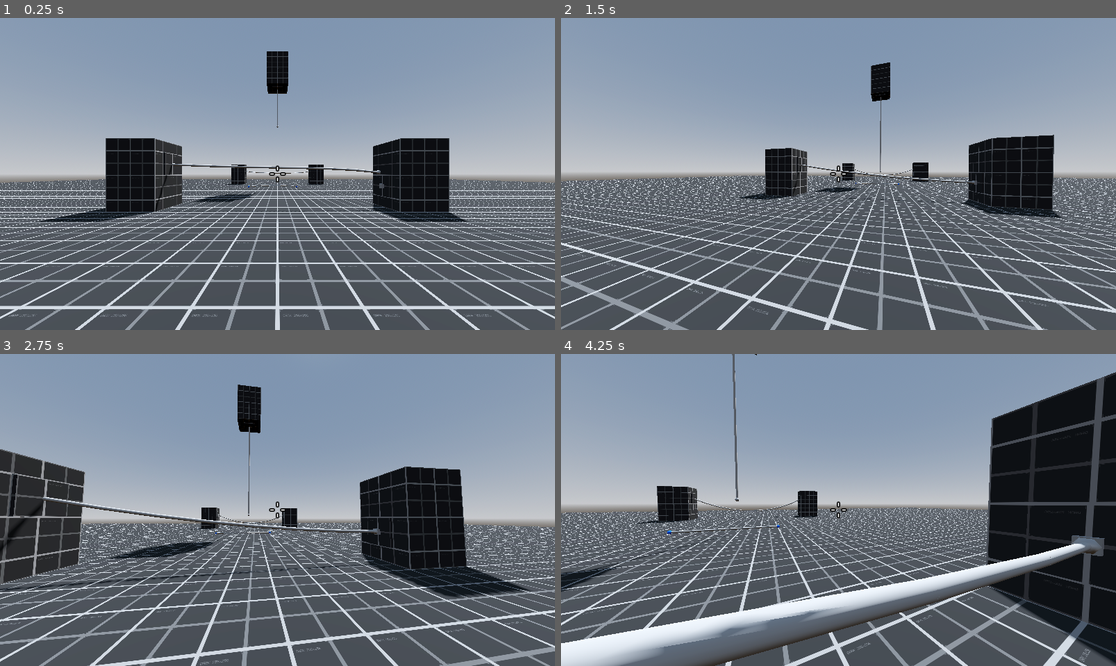
Above: before the commit, frames 1-4 (two rows, left to right).
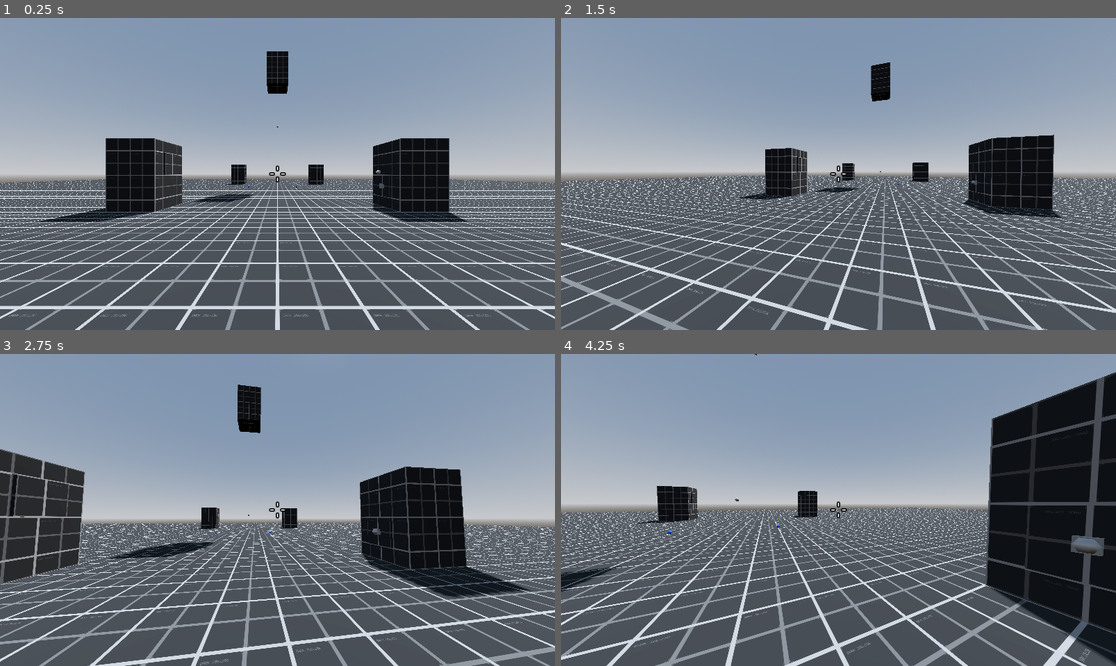
Above: after the commit, the same moments.

Repository: Elij4hMartin/PseudoCablePhysics-For-Godot
Game: Godot game, scene res://scenes/main.tscn
The game is run twice, just before and just after one commit, with the same random seed, the same clock (stepped at 60 frames per second) and the same inputs.
Inputs (mouse positions are in pixels of both pictures, inside the frame that each line leads up to):
- Up to frame 1 (0.25 s): no input
- Up to frame 2 (1.5 s): move the mouse to (960, 158) at 0.52 s; hold D (move_right) 0.53-1.28 s; click (960, 158) at 0.6 s; move the mouse to (810, 174) at 1.27 s; hold W (move_up) from 1.28 s (still down); right-click (810, 174) at 1.35 s
- Up to frame 3 (2.75 s): keep holding W (move_up); move the mouse to (288, 503) at 2.02 s; hold Shift (sprint) from 2.03 s (still down)
- Up to frame 4 (4.25 s): keep holding W (move_up); move the mouse to (832, 516) at 2.77 s; release Shift (sprint) at 2.78 s; tap E (throw) at 2.85 s; move the mouse to (877, 513) at 3.52 s; click (877, 513) at 3.6 s

The runs differ from the first frame. In frame 1, 0.4% of the frame differs, in the area x 27-68%, y 22-63%; in frame 2, 0.3%; in frame 3, 1.0%; in frame 4, 8.0%, in the area x 0-95%, y 0-100%.
Error after the commit: Cannot call method 'instantiate' on a null value. (res://scripts/psuedo_physics_cable.gd:36)

Commit message:
Fixed some type warnings, added variable gravity and editor scene selection

Diff:
--- a/CablePhysicsTutorial/scripts/psuedo_physics_cable.gd
+++ b/CablePhysicsTutorial/scripts/psuedo_physics_cable.gd
@@ -1,28 +1,30 @@
 extends Node3D
 
-@export var start_point : Node3D
-@export var start_is_rigidbody = false
-@export var end_point : Node3D
-@export var end_is_rigidbody = true
-@export_range(1,50,1) var number_of_segments = 10
-@export_range(0, 100.0, 0.1) var cable_length = 5.0
-@export var cable_gravity_amp = 0.245
-@export var cable_thickness = 0.1
-@export var cable_springiness = 9.81*2
-@onready var cable_mesh := preload("res://scenes/mesh_instance_3d.tscn")
-@onready var segment_stretch = float(cable_length/number_of_segments)
+enum GRAVITY_DIRECTION {X_AXIS, X_AXIS_INVERSE, Y_AXIS, Y_AXIS_INVERSE, Z_AXIS, Z_AXIS_INVERSE}
+
+@export var start_point: Node3D
+@export var end_point: Node3D
+@export_range(1,50,1) var number_of_segments: int = 10
+@export_range(0, 100.0, 0.1) var cable_length: float = 5.0
+
+@export var cable_gravity_amp: float = 0.245
+@export var cable_gravity_direction: GRAVITY_DIRECTION = GRAVITY_DIRECTION.Y_AXIS
+@export var cable_thickness: float = 0.1
+@export var cable_springiness: float = 19.62
+@export var cable_mesh: PackedScene
+@onready var segment_stretch: float = float(cable_length / number_of_segments)
 # instances
-var segments : Array
-var joints : Array
+var segments: Array[Node3D] = []
+var joints: Array[Node3D] = []
 
 # Called when the node enters the scene tree for the first time.
 func _ready() -> void:
-	var distance = (end_point.global_position - start_point.global_position).length()
-	var direction = (end_point.global_position - start_point.global_position).normalized()
+	var distance: float = (end_point.global_position - start_point.global_position).length()
+	var direction: Vector3 = (end_point.global_position - start_point.global_position).normalized()
 	# start at start point
 	joints.append(start_point)
 	# create joints
-	for j in (number_of_segments - 1):
+	for j: int in (number_of_segments - 1):
 		joints.append(Node3D.new())
 		self.add_child(joints[j+1])
 		# position nodes evenly between the two points
@@ -30,7 +32,7 @@
 	# end at end point
 	joints.append(end_point)
 	# create cable segments
-	for s in number_of_segments:
+	for s: int in number_of_segments:
 		segments.append(cable_mesh.instantiate())
 		self.add_child(segments[s])
 		# position segments between the joints
@@ -40,7 +42,7 @@
 
 func _process(_delta: float) -> void:
 	# Make segments point at their target and stretch/squash to their desired length
-	for i in number_of_segments:
+	for i: int in number_of_segments:
 		# set position between joints
 		segments[i].global_position = joints[i].global_position + (joints[i+1].global_position - joints[i].global_position)/2
 		# look at next joint
@@ -50,40 +52,47 @@
 
 func _physics_process(delta: float) -> void:
 	# fake physics
-	for i in number_of_segments:
+	for i: int in number_of_segments:
 		if i != 0:
 			# collision
-			var query = PhysicsRayQueryParameters3D.create(joints[i].global_position, joints[i].global_position - Vector3(0,cable_thickness, 0))
-			var raycast = get_world_3d().direct_space_state.intersect_ray(query)
+			var query: PhysicsRayQueryParameters3D = PhysicsRayQueryParameters3D.create(joints[i].global_position, joints[i].global_position - Vector3(0,cable_thickness, 0))
+			var raycast: Dictionary = get_world_3d().direct_space_state.intersect_ray(query)
 			# Gravity
 			if raycast.get("collider") == null:
-				joints[i].global_position.y = lerp(joints[i].global_position.y, joints[i].global_position.y - 1, cable_gravity_amp * delta/2.0)
+				var inverse: int = 1 if [GRAVITY_DIRECTION.X_AXIS, GRAVITY_DIRECTION.Y_AXIS, GRAVITY_DIRECTION.Z_AXIS].has(cable_gravity_direction) else -1
+				match cable_gravity_direction:
+					GRAVITY_DIRECTION.X_AXIS, GRAVITY_DIRECTION.X_AXIS_INVERSE:
+						joints[i].global_position.x = lerp(joints[i].global_position.x, joints[i].global_position.x - 1, cable_gravity_amp * delta * inverse/2.0)
+					GRAVITY_DIRECTION.Y_AXIS, GRAVITY_DIRECTION.Y_AXIS_INVERSE:
+						joints[i].global_position.y = lerp(joints[i].global_position.y, joints[i].global_position.y - 1, cable_gravity_amp * delta * inverse/2.0)
+					GRAVITY_DIRECTION.Z_AXIS, GRAVITY_DIRECTION.Z_AXIS_INVERSE:
+						joints[i].global_position.z = lerp(joints[i].global_position.z, joints[i].global_position.z - 1, cable_gravity_amp * delta * inverse/2.0)
 			# stretch
 			joints[i].global_position = lerp(joints[i].global_position, joints[i-1].global_position + (joints[i+1].global_position - joints[i-1].global_position)/2.0, cable_springiness * delta)
 	# Retract
-	if end_is_rigidbody:
+	if end_point is RigidBody3D:
 		if (end_point.global_position - joints[0].global_position).length() >= segment_stretch * number_of_segments:
-			var modifier = (end_point.global_position - joints[0].global_position).length() - segment_stretch * number_of_segments
+			var modifier: float = (end_point.global_position - joints[0].global_position).length() - segment_stretch * number_of_segments
 			modifier = clamp(modifier, 0.0, cable_springiness)
 			end_point.linear_velocity -= (end_point.global_position - joints[-2].global_position)*modifier
-	if start_is_rigidbody:
+	if start_point is RigidBody3D:
 		if (end_point.global_position - joints[0].global_position).length() >= segment_stretch * number_of_segments:
-			var modifier = (end_point.global_position - joints[0].global_position).length() - segment_stretch * number_of_segments
+			var modifier: float = (end_point.global_position - joints[0].global_position).length() - segment_stretch * number_of_segments
 			modifier = clamp(modifier, 0.0, cable_springiness)
 			joints[0].linear_velocity -= (joints[0].global_position - joints[1].global_position)*modifier
 
-func safe_look_at(node : Node3D, target : Vector3) -> void:
-	var origin : Vector3 = node.global_transform.origin
-	var v_z := (origin - target).normalized()
+func safe_look_at(node: Node3D, target: Vector3) -> void:
+	var origin: Vector3 = node.global_transform.origin
+	var v_z: Vector3 = (origin - target).normalized()
 
 	# Just return if at same position
 	if origin == target:
 		return
 
 	# Find an up vector that we can rotate around
-	var up := Vector3.ZERO
-	for entry in [Vector3.UP, Vector3.RIGHT, Vector3.BACK]:
-		var v_x : Vector3 = entry.cross(v_z).normalized()
+	var up: Vector3 = Vector3.ZERO
+	for entry: Vector3 in [Vector3.UP, Vector3.RIGHT, Vector3.BACK]:
+		var v_x: Vector3 = entry.cross(v_z).normalized()
 		if v_x.length() != 0:
 			up = entry
 			break
